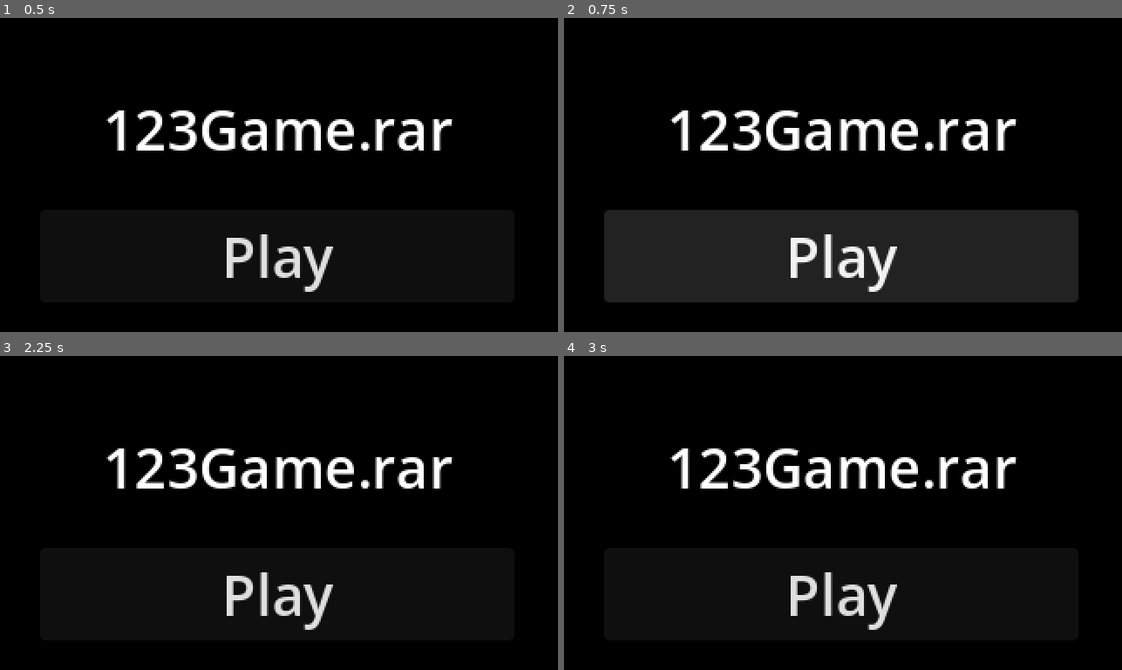
Above: before the commit, frames 1-4 (two rows, left to right).
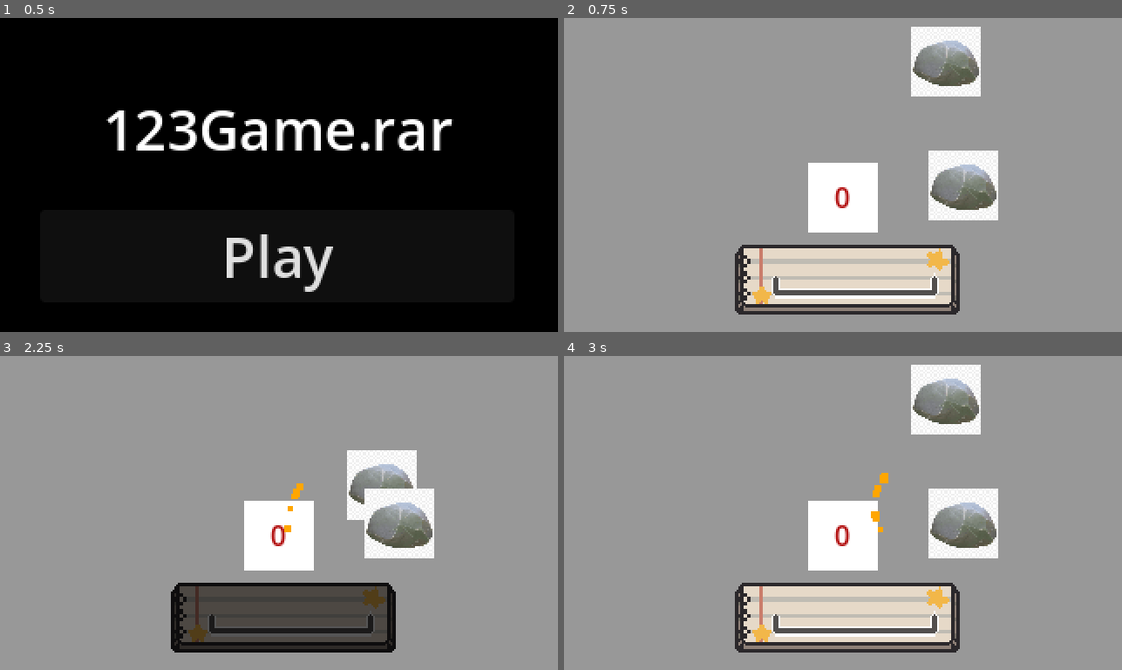
Above: after the commit, the same moments.

Repository: somichev-dev/123gamerar
Game: Godot game, scene res://scenes/menu.tscn
The game is run twice, just before and just after one commit, with the same random seed, the same clock (stepped at 60 frames per second) and the same inputs. Before the commit the project has no main scene; this scene is started directly in both runs.
Inputs (mouse positions are in pixels of both pictures, inside the frame that each line leads up to):
- Up to frame 1 (0.5 s): no input
- Up to frame 2 (0.75 s): click "Play" at 0.5 s
- Up to frame 3 (2.25 s): click (279, 594) at 1.25 s, where only the run before the commit has a clickable "Play"; tap Enter at 2 s; move the mouse to (401, 497) at 2.02 s; hold D (key_right) from 2.03 s (still down); hold Space (key_generic) from 2.03 s (still down)
- Up to frame 4 (3 s): move the mouse to (731, 528) at 2.77 s; release D (key_right) at 2.78 s; release Space (key_generic) at 2.78 s; hold A (key_left) from 2.78 s (still down); tap Space (key_generic) at 2.85 s

Frame 1 is identical in both runs. In frame 2, 99% of the frame differs, in the area x 0-100%, y 0-100%; in frame 3, 97%; in frame 4, 99%.

Commit message:
убраться по дому :3

Diff:
--- a/lives.gd
+++ b/lives.gd
@@ -7,11 +7,10 @@
 func _ready() -> void:
 	lives = max_lives
 
+
 func _lose_life():
-	if lives > 0:
-		lives -= 1
-		if lives == 0:
-			emit_signal("lives_over")
+	if lives > 0: lives -= 1
+	if lives == 0: emit_signal("lives_over")
 
 
 func _restore_lives():
--- a/project.godot
+++ b/project.godot
@@ -11,12 +11,9 @@
 [application]
 
 config/name="123gamerar"
+run/main_scene="uid://dok60415fti6r"
 config/features=PackedStringArray("4.7", "GL Compatibility")
 config/icon="res://textures/icon.svg"
-
-[autoload]
-
-Lives="*uid://dlwoyt2revmrv"
 
 [autoload]
 
--- a/scenes/node_2d.tscn
+++ b/scenes/test_minigame.tscn
@@ -1,6 +1,6 @@
 [gd_scene format=3 uid="uid://cwwq2nbw8dto0"]
 
-[ext_resource type="Script" uid="uid://k7pjxn2ujxmx" path="res://scripts/node_2d.gd" id="1_4dvvg"]
+[ext_resource type="Script" uid="uid://k7pjxn2ujxmx" path="res://scripts/test_minigame.gd" id="1_4dvvg"]
 [ext_resource type="Texture2D" uid="uid://dywjpg3ucruuy" path="res://textures/icon.svg" id="2_rnjyy"]
 
 [sub_resource type="RectangleShape2D" id="RectangleShape2D_tg3de"]
--- a/achivments.gd
+++ b/scripts/achievements.gd
@@ -1,20 +1,25 @@
 extends Node
+
+signal unlocked(id: String)
+
 
 @export var achievements = {
 	"start_game": false,
 }
 
+
 func _ready() -> void:
 	load_achievements()
 
+
 func unlock(id: String) -> void:
-	if not achievements.has(id):
-		return
-	if achievements[id]:
-		return
+	if not achievements.has(id): return
+	if achievements[id]: return
 	achievements[id] = true
+	print_debug("Achievement unlocked: ", id)
 	emit_signal("unlocked", id)
 	save_achievements()
+
 
 func save_achievements() -> void:
 	var config = ConfigFile.new()
@@ -22,14 +27,9 @@
 		config.set_value("achievements", id, achievements[id])
 	config.save("user://achievements.cfg")
 
+
 func load_achievements() -> void:
 	var config = ConfigFile.new()
-	if config.load("user://achievements.cfg") != OK:
-		return
+	if config.load("user://achievements.cfg") != OK: return
 	for id in achievements:
 		achievements[id] = config.get_value("achievements", id)
-
-
-signal unlocked(id: String)
-func _process(delta: float) -> void:
-	pass
--- a/scripts/menu.gd
+++ b/scripts/menu.gd
@@ -1,4 +1,5 @@
 extends Control
 
 func _on_button_button_down() -> void:
-	get_tree().change_scene_to_file("res://node_2d.tscn")
+	Achievements.unlock("start_game")
+	get_tree().change_scene_to_file("res://scenes/rock_bonfire.tscn")
--- a/scripts/rock_bonfire.gd
+++ b/scripts/rock_bonfire.gd
@@ -8,6 +8,7 @@
 	set(value):
 		_completion_amount = min(value, 1.1)
 		_completion_amount = max(_completion_amount, 0)
+
 var modulation_colors = [Color("555555"), Color("FFFFFF")]
 @export var rock_positions = [Vector2(199.0, 5.0), Vector2(199.0, 54.0)]
 var sparks_scene = preload("res://sparks.tscn")
--- a/scripts/stick_bonfire.gd
+++ b/scripts/stick_bonfire.gd
@@ -16,12 +16,11 @@
 	$Control/TextureRectLeft.visible = !_stick_position
 	$Control/TextureRectRight.visible = _stick_position
 
+
 func _unhandled_input(event: InputEvent) -> void:
 	if event.is_action_pressed("key_left") and !_stick_position:
 		_completion_amount += key_press_rate
 		_stick_position = !_stick_position
-		return
 	if event.is_action_pressed("key_right") and _stick_position:
 		_completion_amount += key_press_rate
 		_stick_position = !_stick_position
-		return
--- a/scripts/node_2d.gd
+++ b/scripts/test_minigame.gd
@@ -1,15 +1,16 @@
 extends Node2D
+
+var mouse
+
 
 func _ready() -> void:
 	Achievements.unlock("start_game")
 	print(Achievements.achievements)
 
+
 func _process(delta: float) -> void:
 	$Sprite2D.rotation_degrees += 360*delta if mouse else -360*delta
 
-var mouse
-func _on_area_2d_mouse_entered() -> void:
-	mouse = true
 
-func _on_area_2d_mouse_exited() -> void:
-	mouse = false
+func _on_area_2d_mouse_entered() -> void: mouse = true
+func _on_area_2d_mouse_exited() -> void: mouse = false
Renamed: achivments.gd.uid -> scripts/achievements.gd.uid
Renamed: scripts/node_2d.gd.uid -> scripts/test_minigame.gd.uid
